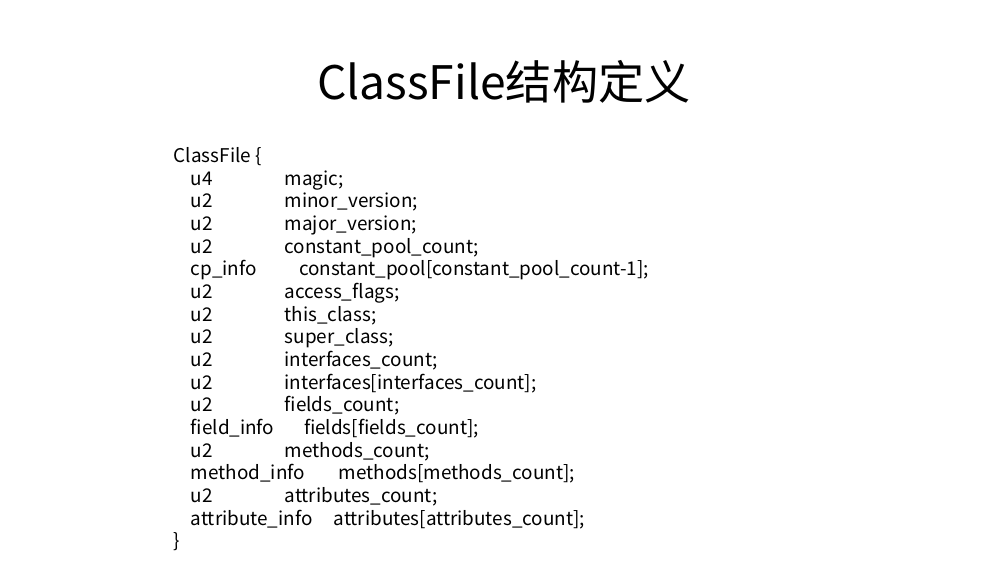
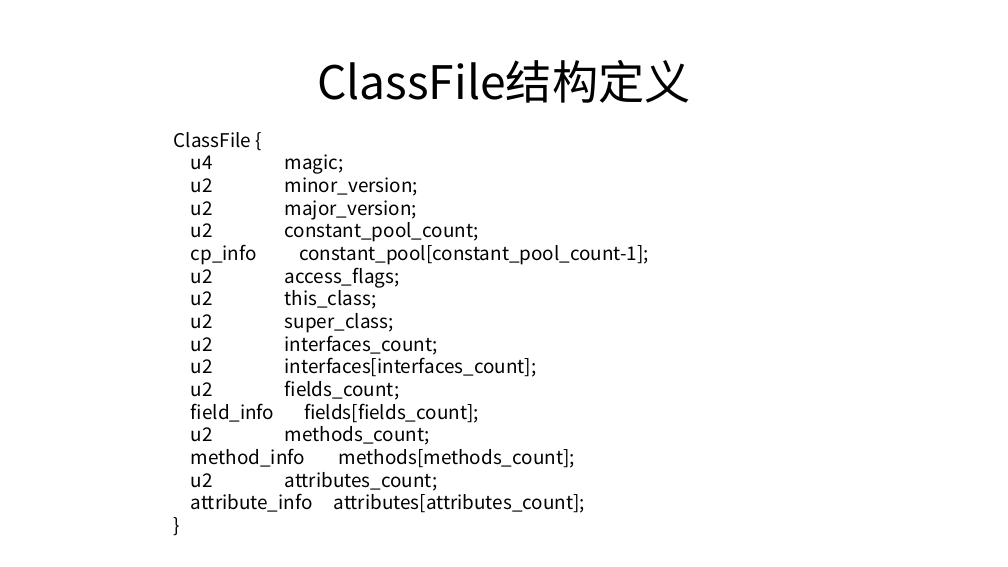
Before and after one commit to cncounter/translation, a slide deck: slide 19 of tiemao_2019/25_jvm_toc/01.JVM体系结构概述.pptx. Drawn at 1008x567 pixels with LibreOffice and Linux fonts; fonts in the diff are those of the drawing. Boxes give left, top, right and bottom in pixels: in the first picture for what was removed or moved away, otherwise in the second. Text is boxed around its words. In the diff, an @@ line names an element or a change of style, - is before the commit and + after.

```diff
--- a/tiemao_2019/25_jvm_toc/01.JVM体系结构概述.pptx
+++ b/tiemao_2019/25_jvm_toc/01.JVM体系结构概述.pptx
@@ text "ClassFile {": place and size @@
-text "ClassFile {" at [174,147,649,529]
+text "ClassFile {" at [174,132,649,513]
```
Also in this commit, not shown: 4 other slides changed.
